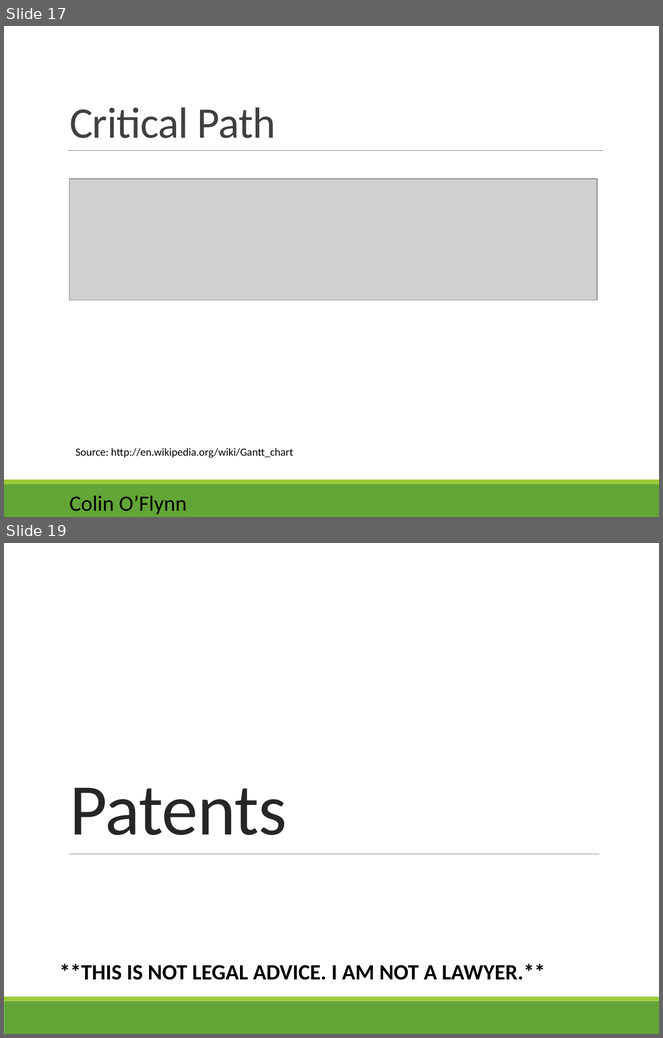
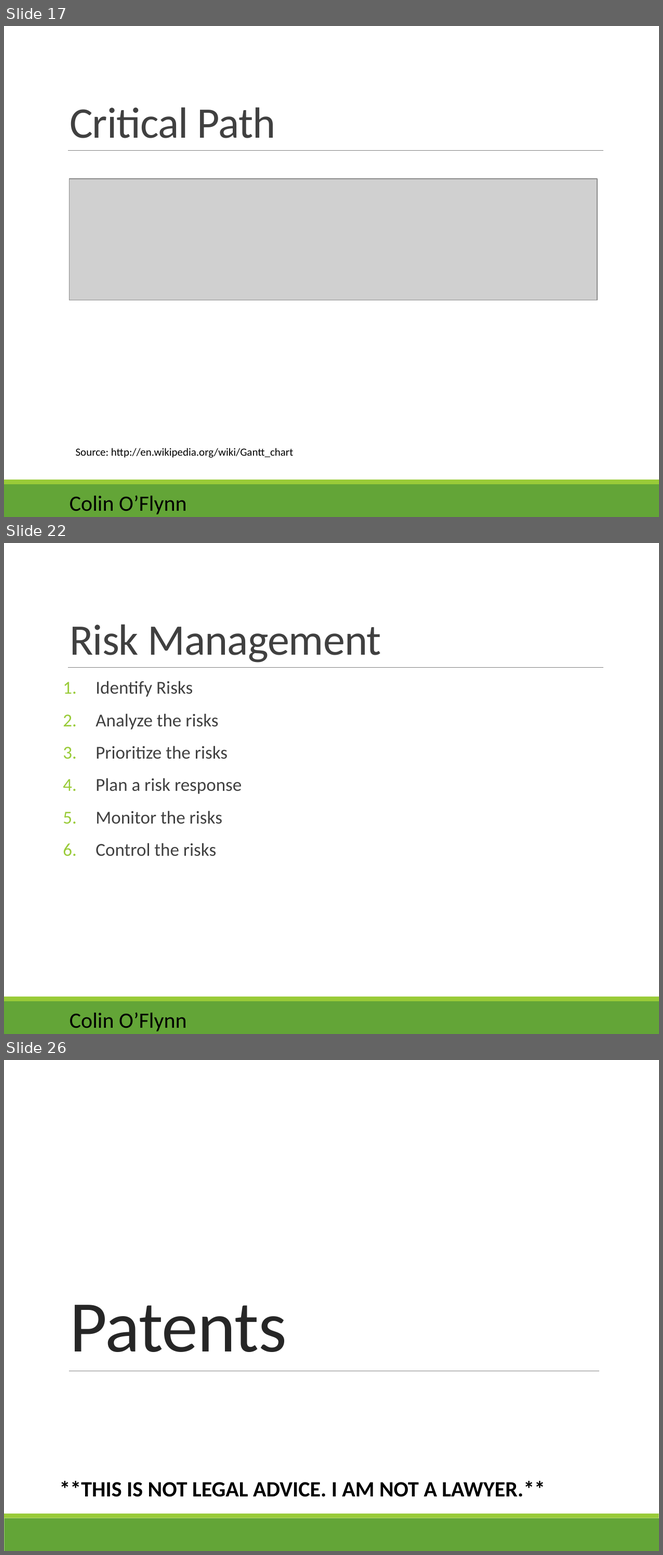
Before and after one commit to colinoflynn/eced3901, a slide deck: 2015/Lectures/ECED 3901 - 03 - Project Managment.pptx. Shown one above the other, each under a label of ours: slides 17 and 19 before the commit, slides 17, 22 and 26 after it; the slides between them are not shown. The pictures are 663x1038 and 663x1555 pixels, drawn with LibreOffice and Linux fonts; fonts in the diff are those of the drawing; grey boxes stand for pictures. Boxes give left, top, right and bottom in pixels: in the first picture for what was removed or moved away, otherwise in the second. Text is boxed around its words. In the diff, an @@ line names an element or a change of style, - is before the commit and + after.

```diff
--- a/2015/Lectures/ECED 3901 - 03 - Project Managment.pptx
+++ b/2015/Lectures/ECED 3901 - 03 - Project Managment.pptx
@@ slide 22 added at (4,543,659,1034), background #FFFFFF; not listed: 4 template elements that a slide beside it also shows @@
@@ title added at (70,624,381,663), 48 pt, text #404040 @@
+Risk Management
@@ text added at (96,681,242,857), 20 pt, text #404040 @@
+1. Identify Risks
+2. Analyze the risks
+3. Prioritize the risks
+4. Plan a risk response
+5. Monitor the risks
+6. Control the risks
@@ what was slide 19 is now slide 26 @@
```
Also in this commit, not shown: 4 slides changed, 8 other slides added, 1 other file.
